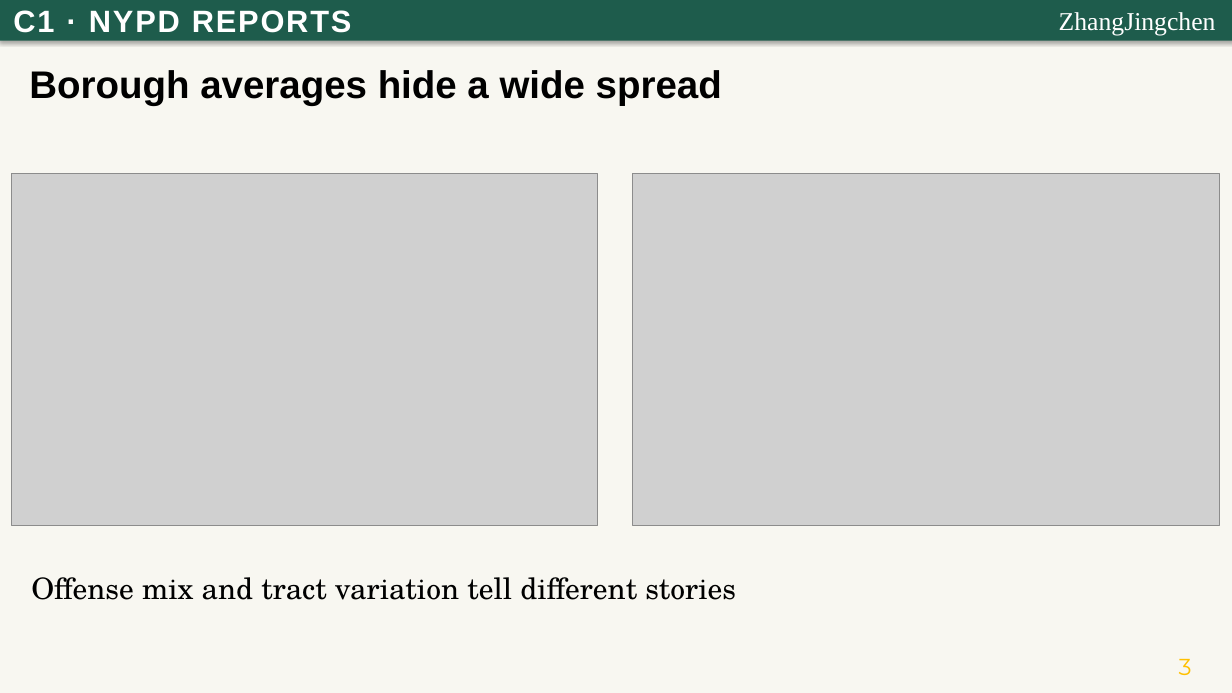
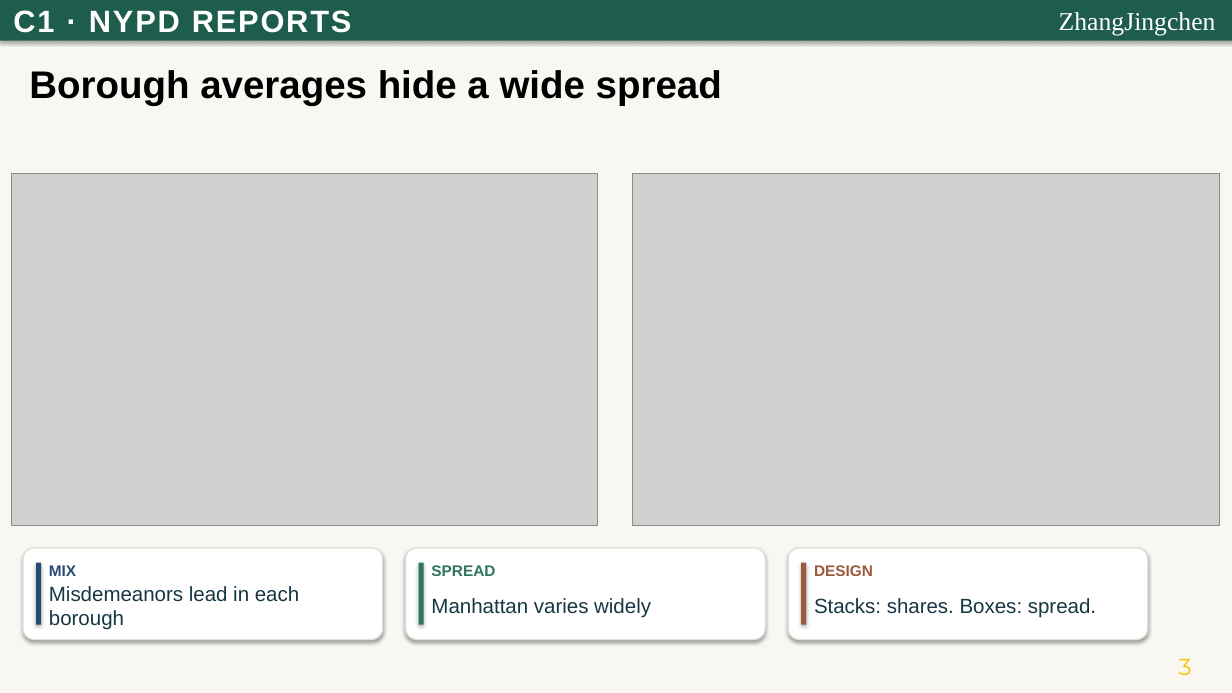
Before and after one commit to Rinnnnk/DS4073-26Fall-GroupProject, a slide deck: slide 3 of module_C/Part_C_Presentation.pptx. Drawn at 1232x693 pixels with LibreOffice and Linux fonts; fonts in the diff are those of the drawing; grey boxes stand for pictures. Boxes give left, top, right and bottom in pixels: in the first picture for what was removed or moved away, otherwise in the second. Text is boxed around its words. In the diff, an @@ line names an element or a change of style, - is before the commit and + after.

```diff
--- a/module_C/Part_C_Presentation.pptx
+++ b/module_C/Part_C_Presentation.pptx
@@ rounded rectangle added at [23,548,383,640], fill #FFFFFF, outline #D8E3DD 1 pt @@
@@ rectangle added at [36,563,42,625], fill #284B75 @@
@@ text added at [49,565,76,576], 12 pt, text #284B75, bold @@
+MIX
@@ rounded rectangle added at [406,548,765,640], fill #FFFFFF, outline #D8E3DD 1 pt @@
@@ rectangle added at [419,563,424,625], fill #2F755D @@
@@ text added at [431,565,495,576], 12 pt, text #2F755D, bold @@
+SPREAD
@@ rounded rectangle added at [788,548,1148,640], fill #FFFFFF, outline #D8E3DD 1 pt @@
@@ rectangle added at [801,563,807,625], fill #9A5A3B @@
@@ text added at [814,565,873,576], 12 pt, text #9A5A3B, bold @@
+DESIGN
@@ text removed at [31,577,736,600] @@
-Offense mix and tract variation tell different stories
@@ text added at [49,586,299,630], 16 pt, text #173743 @@
+Misdemeanors lead in each borough
@@ text added at [431,598,651,618], 16 pt, text #173743 @@
+Manhattan varies widely
@@ text added at [814,598,1096,618], 16 pt, text #173743 @@
+Stacks: shares. Boxes: spread.
```
Also in this commit, not shown: 4 other slides changed, 1 other file.
